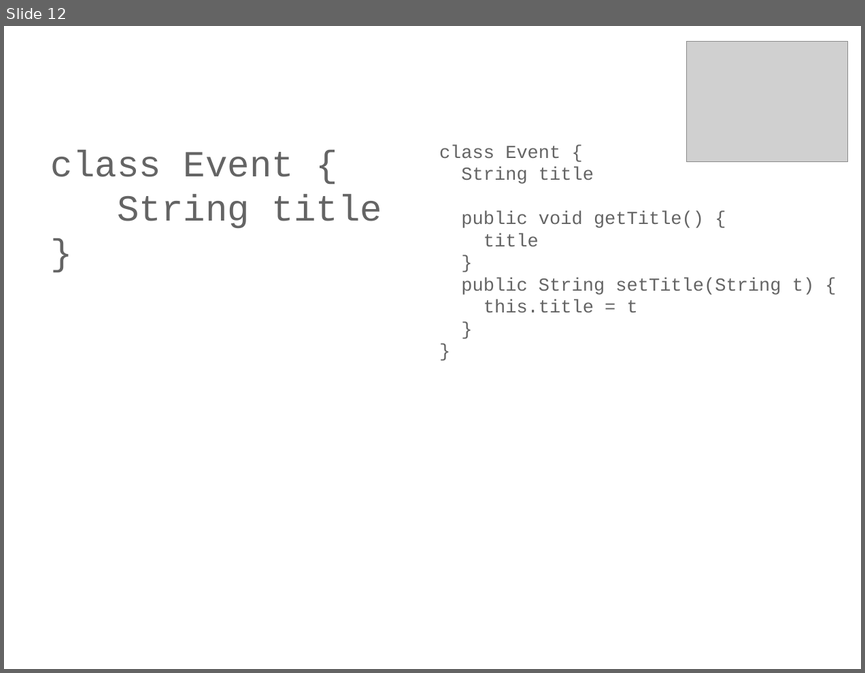
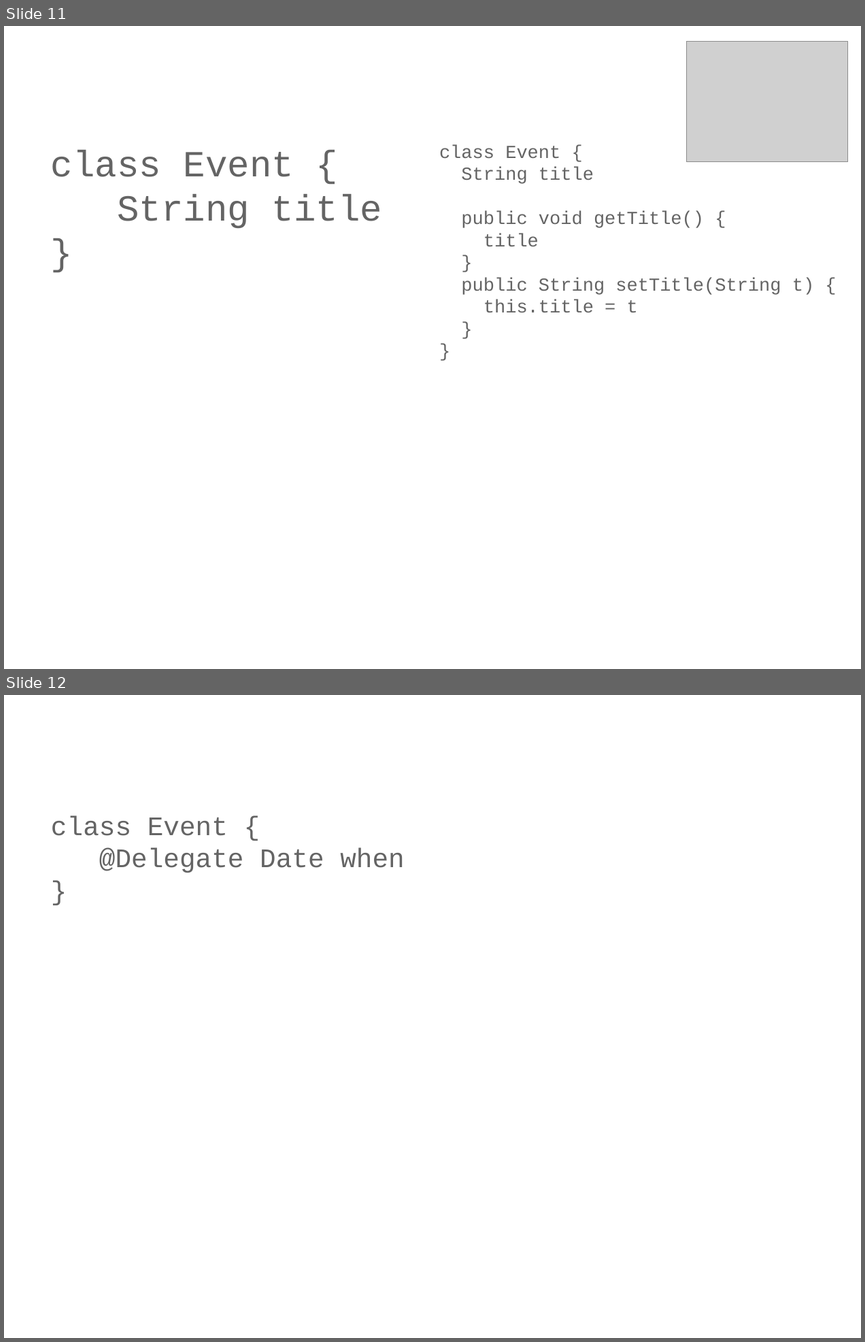
Before and after one commit to HamletDRC/presentations, a slide deck: asttransformations/asttransforms_devoxx.odp. Shown one above the other, each under a label of ours: slide 12 before the commit, slides 11 and 12 after it. The pictures are 865x673 and 865x1342 pixels, drawn with LibreOffice and Linux fonts; fonts in the diff are those of the drawing; grey boxes stand for pictures; background and template pictures are left out. Boxes give left, top, right and bottom in pixels: in the first picture for what was removed or moved away, otherwise in the second. Text is boxed around its words. In the diff, an @@ line names an element or a change of style, - is before the commit and + after.

```diff
--- a/asttransformations/asttransforms_devoxx.odp
+++ b/asttransformations/asttransforms_devoxx.odp
@@ slide 12 added at (4,695,861,1338), background picture (left out) @@
@@ text added at (51,816,405,872), 32 pt, text #646464 @@
+class Event {
+@Delegate Date when
+}
@@ what was slide 12 is now slide 11 @@
```
Also in this commit, not shown: 6 slides changed, 3 slides removed, 4 other files.
